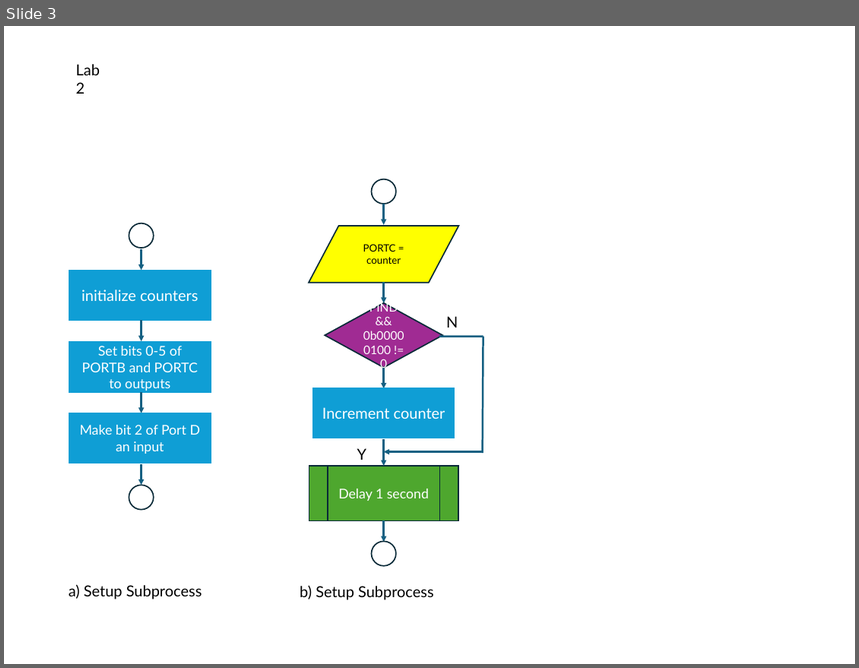
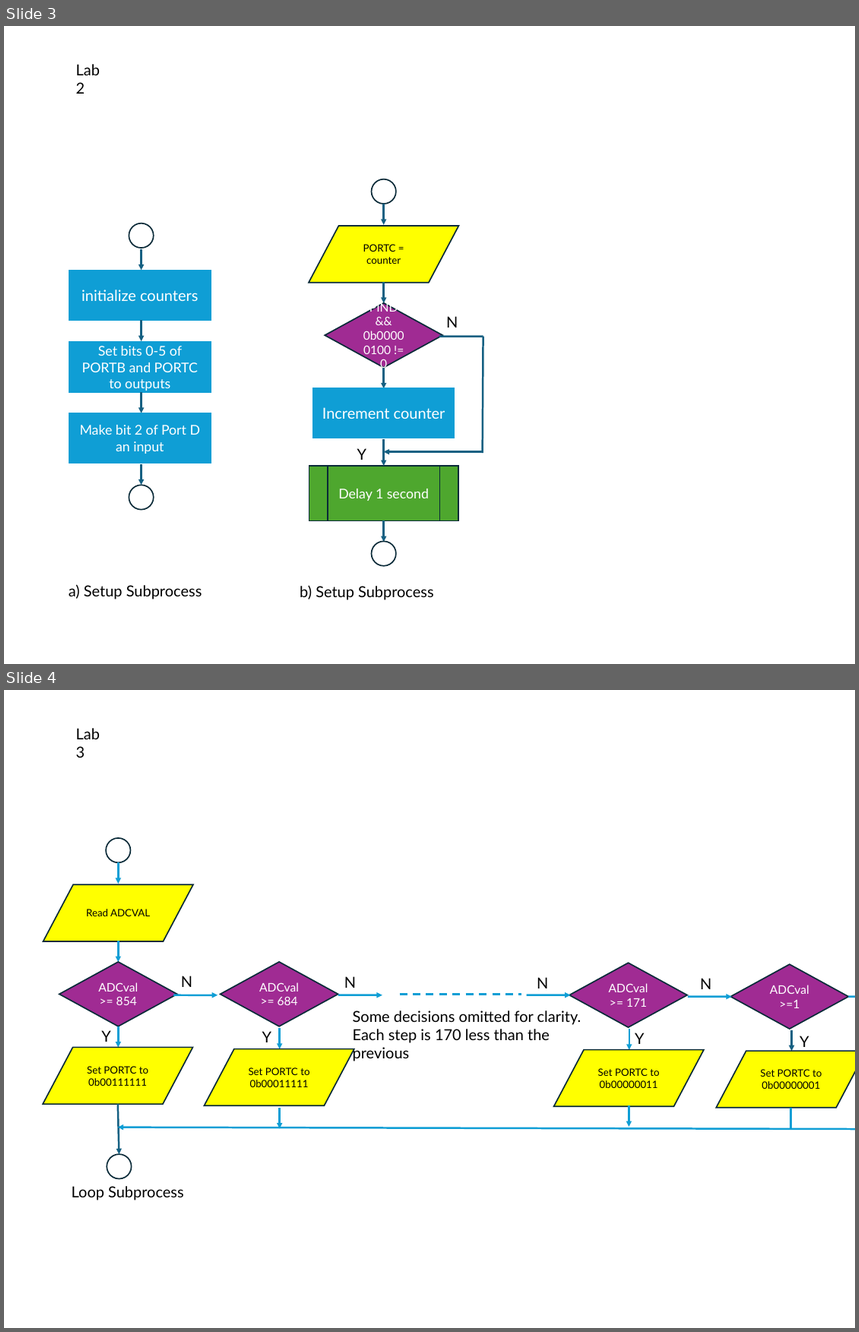
Before and after one commit to cpjobling/eg-151-textbook, a slide deck: website/labs/get_started/pictures/flow-charts.pptx. Shown one above the other, each under a label of ours: slide 3 before the commit, slides 3 and 4 after it. The pictures are 859x668 and 859x1332 pixels, drawn with LibreOffice and Linux fonts; fonts in the diff are those of the drawing. Boxes give left, top, right and bottom in pixels: in the first picture for what was removed or moved away, otherwise in the second. Text is boxed around its words. In the diff, an @@ line names an element or a change of style, - is before the commit and + after.

```diff
--- a/website/labs/get_started/pictures/flow-charts.pptx
+++ b/website/labs/get_started/pictures/flow-charts.pptx
@@ slide 4 added at [4,690,855,1328], background #FFFFFF @@
@@ text added at [76,728,100,758], 18 pt, text #000000 @@
+Lab 3
@@ group added at [43,838,855,1179]: 14 arrows, 9 texts, 5 flow chart input outputs, 4 diamonds, 3 lines, 2 ellipses @@
+Read ADCVAL
+Y
+ADCval >= 854
+N
+ADCval >= 684
+ADCval >= 171
+ADCval >=1
+N
+N
+N
+Some decisions omitted for clarity.
+Each step is 170 less than the previous
+Set PORTC to
+0b00111111
+Set PORTC to
+0b00011111
+Set PORTC to
+0b00000011
+Set PORTC to
+0b00000001
+Y
+Y
+Y
@@ text added at [72,1186,184,1201], 18 pt, text #000000 @@
+Loop Subprocess
```
Also in this commit, not shown: 4 other files.
